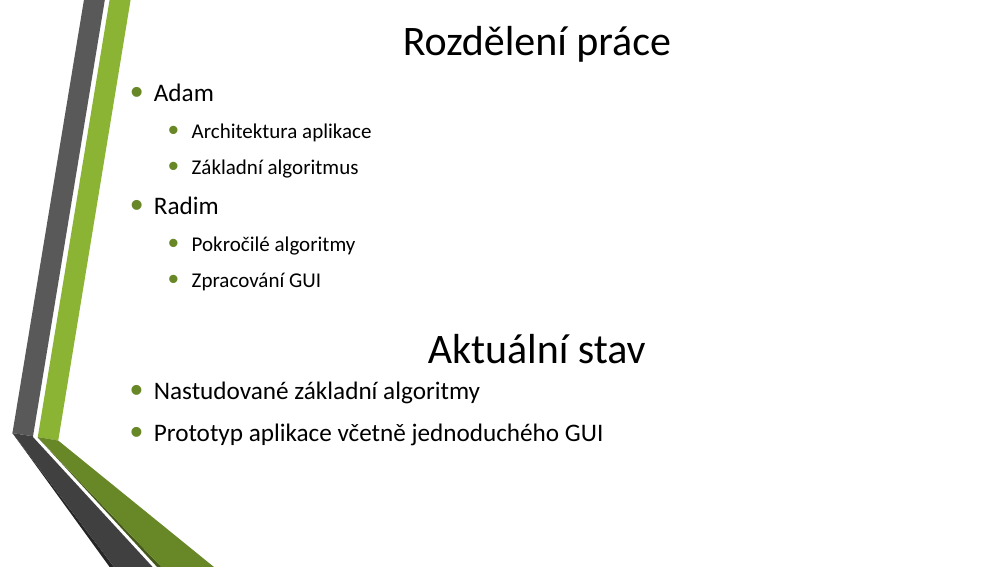
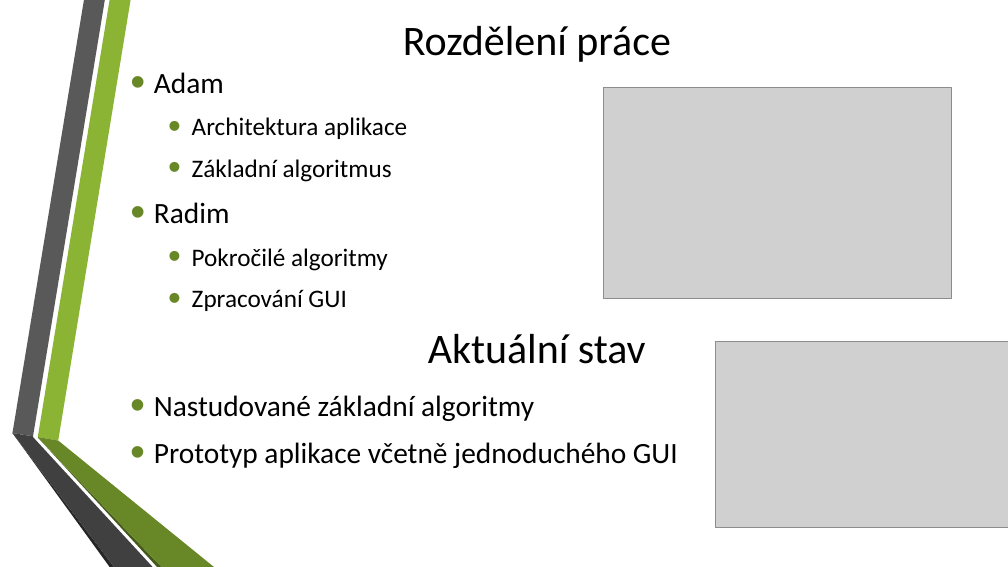
Before and after one commit to adamjez/ZPO, a slide deck: slide 3 of ZPO.App/Docs/zpo_prezentace.pptx. Drawn at 1008x567 pixels with LibreOffice and Linux fonts; fonts in the diff are those of the drawing; grey boxes stand for pictures; background and template pictures are left out. Boxes give left, top, right and bottom in pixels: in the first picture for what was removed or moved away, otherwise in the second. Text is boxed around its words. In the diff, an @@ line names an element or a change of style, - is before the commit and + after.

Commit message:
Uprava prezentace a vylepseni algoritmu a gui

```diff
--- a/ZPO.App/Docs/zpo_prezentace.pptx
+++ b/ZPO.App/Docs/zpo_prezentace.pptx
@@ text "Adam" at [154,72,407,311]: size 24 to 28 pt in "Adam", "Radim"; size 20 to 24 pt in "Architektura aplikace", "Základní algoritmus", "Pokročilé algoritmy", "Zpracování GUI" @@
@@ picture added at [603,87,951,299] @@
@@ text "Nastudované základní algoritmy": place and size @@
-text "Nastudované základní algoritmy" at [154,381,603,446]
+text "Nastudované základní algoritmy" at [154,395,678,468]
@@ text "Nastudované základní algoritmy" at [154,395,678,468]: size 24 to 28 pt @@
@@ picture added at [715,342,1008,527] @@
```
Also in this commit, not shown: 2 other slides changed, 4 other files.
